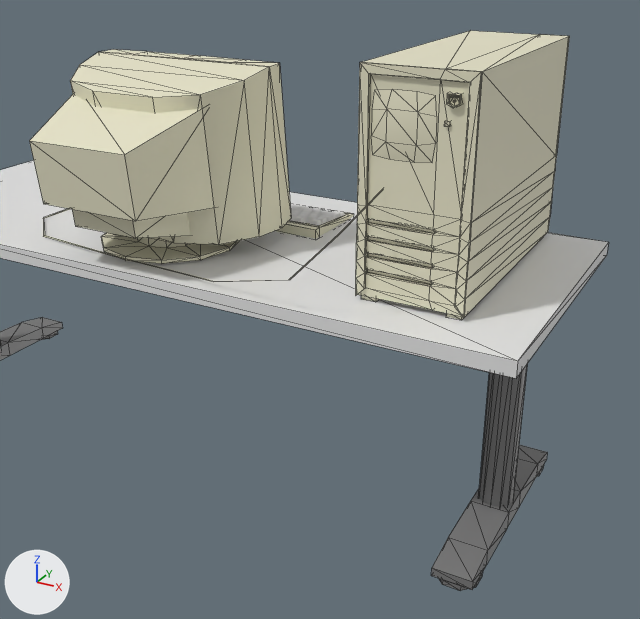
Before and after pictures for a commit that changed the glTF model objects/computer_table.glb.
One viewpoint serves both versions: a 50 mm camera at (1.408, -2.542, 1.388) aimed at (0.609, -1.089, 0.662). The axes (+X, +Y, +Z) are drawn at lower left. The lights are the same throughout. Mesh edges are drawn as thin lines on the coarser meshes. Where no turn or scale is listed for an object, it has been applied to the vertices. Vertices at the same position are counted once.

The older version as bpy lines, for what is in view:
```python
me_circle = bpy.data.meshes.new('Circle')
me_circle.from_pydata(...)  # 50 vertices, 96 faces; spans x -0.187..0.187, y -0.187..0.187, z 0.0..0.049
me_circle.materials.append(mat_computer)  # white #e7e4c8
me_cube_001 = bpy.data.meshes.new('Cube.001')
me_cube_001.from_pydata(...)  # 248 vertices, 442 faces; spans x -0.129..0.129, y -0.33..0.329, z -0.017..0.508
me_cube_001.materials.append(mat_computer)  # white #e7e4c8
me_cube_022 = bpy.data.meshes.new('Cube.022')
me_cube_022.from_pydata(...)  # 76 vertices, 132 faces; spans x -0.269..0.269, y -0.284..0.227, z 0.001..0.423
# faces by material slot: [8, 114, 10]
me_cube_022.materials.append(mat_monitor_screen)  # black #272727
me_cube_022.materials.append(mat_computer)  # white #e7e4c8
me_cube_022.materials.append(mat_led_green)  # black #000000
ob_computer = bpy.data.objects.new('computer', me_cube_001)
ob_computer.location = (0.714, -0.552, 0.616)
ob_monitor = bpy.data.objects.new('Monitor', me_cube_022)
ob_monitor.location = (-0.026, -0.792, 0.643)
ob_monitor_stand = bpy.data.objects.new('monitor_stand', me_circle)
ob_monitor_stand.location = (-0.026, -0.758, 0.606)
# also in view: 'table' at (0.0, -0.6, 0.3)
```
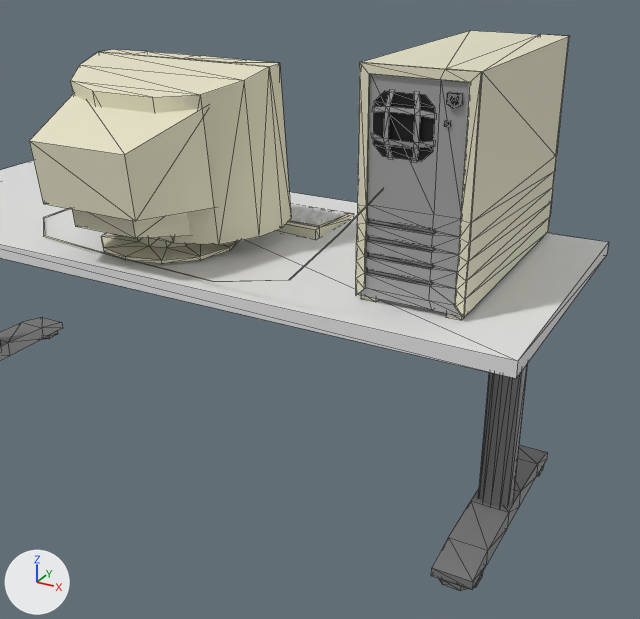
Pixel boxes [x1, y1, x2, y2] of what changed, in the pictures (640 x 619 px):
part 1 of me_cube_001, rebuilt
    before: [371, 89, 437, 163]
    after: [371, 90, 437, 163]
part 2 of me_cube_001, added (black)
    after: [373, 91, 435, 161]
part 3 of me_cube_001, recoloured
    both: [447, 92, 463, 108]
part 4 of me_cube_001, recoloured
    both: [357, 74, 470, 316]

What the commit changed:
Material 'black_plastic' (mat_black_plastic) is new.
Its base color is (0.0031, 0.0031, 0.0031) (black #0a0a0a).
Its roughness is 0.529.
Material 'steel' (mat_steel) is new.
Its base color is (0.458, 0.458, 0.458) (grey #b4b4b4).
Its metallic is 0.503.
Its roughness is 0.563.
me_cube_001 is used by ob_computer; location (0.714, -0.552, 0.616).
Verts and faces of me_cube_001; kept vertices keep their numbers, new ones are numbered from 248.
me_cube_001 had 248 vertices, 442 faces and spanned x -0.129..0.129, y -0.33..0.329, z -0.017..0.508.
me_cube_001 now has 272 vertices, 462 faces and spans x -0.129..0.129, y -0.33..0.329, z -0.017..0.508.
me_cube_001 part 1: the loose piece of 16 vertices spanning x -0.102..0.042, y -0.33..-0.321, z 0.315..0.459 is rebuilt with 32 vertices and now spans x -0.102..0.042, y -0.33..-0.321, z 0.315..0.459, in mat_steel (grey #b4b4b4).
Part 2, on me_cube_001:
New vertex 248 is at (-0.098, -0.321, 0.343), pixel (373, 144).
New vertex 249 is at (-0.074, -0.321, 0.32), pixel (382, 156).
New vertex 250 is at (0.014, -0.321, 0.32), pixel (421, 161).
New vertex 251 is at (0.037, -0.321, 0.343), pixel (433, 151).
New vertex 252 is at (-0.098, -0.321, 0.431), pixel (374, 101).
New vertex 253 is at (0.037, -0.321, 0.431), pixel (435, 107).
New vertex 254 is at (-0.074, -0.321, 0.455), pixel (384, 90).
New vertex 255 is at (0.014, -0.321, 0.455), pixel (425, 94).
New faces: (248, 249, 250), (248, 250, 251), (248, 251, 252), (251, 253, 252), (252, 253, 254), (253, 255, 254) (mat_black_plastic (black #0a0a0a)).
me_cube_001 part 3: 48 faces spanning x -0.129..0.093, y -0.33..0.329, z 0.206..0.508 switch from mat_computer (white #e7e4c8) to mat_black_plastic (black #0a0a0a).
me_cube_001 part 4: 77 faces spanning x -0.129..0.129, y -0.326..-0.312, z -0.005..0.487 switch from mat_computer (white #e7e4c8) to mat_steel (grey #b4b4b4).
me_cube_001 now uses material mat_led_green (black #000000).
